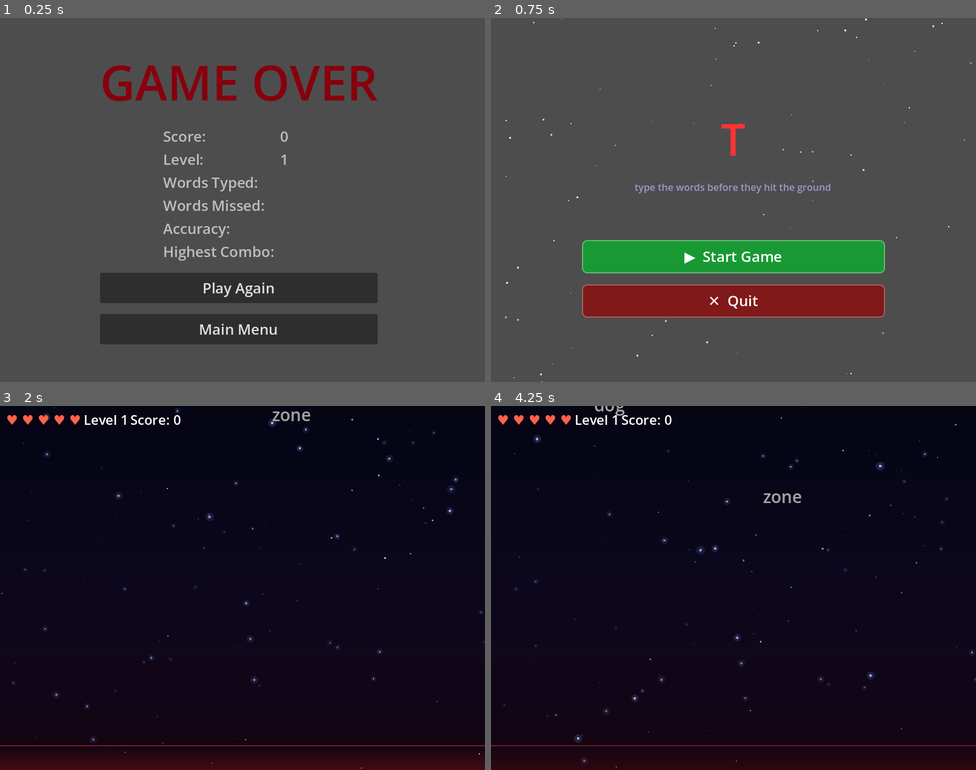
Above: before the commit, frames 1-4 (two rows, left to right).
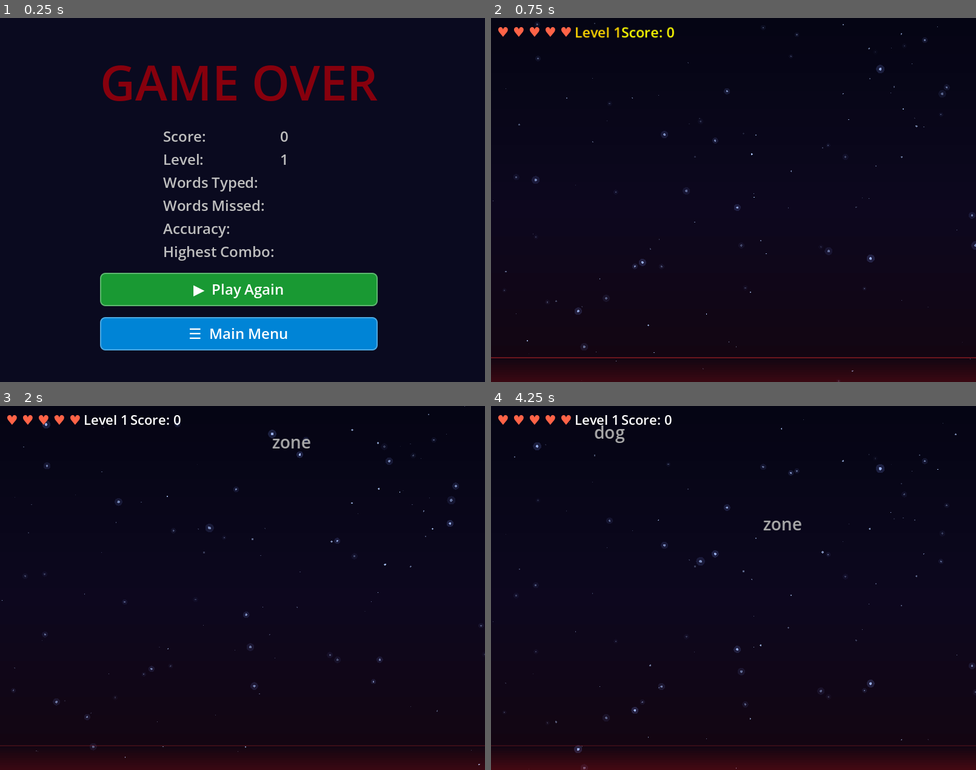
Above: after the commit, the same moments.

Repository: LajISackor/Type-or-Die-
Game: Godot game, scene res://scenes/game_over.tscn
Same seed, same stepped clock (60 frames per second), same inputs: the game is played once before the commit and once after it. This scene is started directly instead of the project's main scene.
Inputs (mouse positions are in pixels of both pictures, inside the frame that each line leads up to):
- Up to frame 1 (0.25 s): no input
- Up to frame 2 (0.75 s): click (728, 331) at 0.5 s, where only the run before the commit has a clickable "Main Menu"
- Up to frame 3 (2 s): click (242, 646) at 1.25 s, where only the run before the commit has a clickable "▶ Start Game"
- Up to frame 4 (4.25 s): tap Enter at 2 s; tap Backspace at 2.1, 2.85, 3.6 s

The runs differ from the first frame. In frame 1, 97% of the frame differs, in the area x 0-100%, y 0-100%; in frame 2, 100%; in frame 3, 1.5%; in frame 4, 1.6%.

Commit message:
Make button creator from main menu format, changed background color

Diff:
--- a/project.godot
+++ b/project.godot
@@ -28,6 +28,7 @@
 
 StatsManager="*uid://s7qagj5nomov"
 SoundManager="*uid://duksxg20dd0mw"
+ButtonCreator="*uid://c04i3rwcjuwgt"
 
 [display]
 
--- a/scenes/game_over.tscn
+++ b/scenes/game_over.tscn
@@ -11,3 +11,10 @@
 layout_mode = 0
 offset_right = 40.0
 offset_bottom = 40.0
+
+[node name="ColorRect" type="ColorRect" parent="." unique_id=928004430]
+custom_minimum_size = Vector2(100, 0)
+layout_mode = 0
+offset_right = 882.0
+offset_bottom = 667.0
+color = Color(0.039215688, 0.039215688, 0.12156863, 1)
--- /dev/null
+++ b/scripts/button_creator.gd
@@ -0,0 +1,43 @@
+extends Node
+
+
+# Called when the node enters the scene tree for the first time.
+func _ready() -> void:
+	pass # Replace with function body.
+
+
+# Called every frame. 'delta' is the elapsed time since the previous frame.
+func _process(delta: float) -> void:
+	pass
+
+func _make_button(text: String, color: Color) -> Button:
+	var btn = Button.new()
+	btn.text = text
+	btn.add_theme_font_size_override("font_size", 24)
+	btn.custom_minimum_size = Vector2(280, 55)
+	var normal_style = StyleBoxFlat.new()
+	normal_style.bg_color = color
+	normal_style.corner_radius_top_left = 8
+	normal_style.corner_radius_top_right = 8
+	normal_style.corner_radius_bottom_left = 8
+	normal_style.corner_radius_bottom_right = 8
+	normal_style.border_width_bottom = 2
+	normal_style.border_width_top = 2
+	normal_style.border_width_left = 2
+	normal_style.border_width_right = 2
+	normal_style.border_color = color.lightened(0.3)
+	btn.add_theme_stylebox_override("normal", normal_style)
+	var hover_style = StyleBoxFlat.new()
+	hover_style.bg_color = color.lightened(0.2)
+	hover_style.corner_radius_top_left = 8
+	hover_style.corner_radius_top_right = 8
+	hover_style.corner_radius_bottom_left = 8
+	hover_style.corner_radius_bottom_right = 8
+	hover_style.border_width_bottom = 2
+	hover_style.border_width_top = 2
+	hover_style.border_width_left = 2
+	hover_style.border_width_right = 2
+	hover_style.border_color = Color.WHITE
+	btn.add_theme_stylebox_override("hover", hover_style)
+	btn.add_theme_color_override("font_color", Color.WHITE)
+	return btn
--- a/scripts/game_over.gd
+++ b/scripts/game_over.gd
@@ -11,13 +11,6 @@
 	show_results(stats)
 
 func show_results(stats: Dictionary):
-	# Background color
-	var bg = ColorRect.new()
-	bg.set_anchors_preset(Control.PRESET_FULL_RECT)
-	bg.color = Color(0.04, 0.04, 0.12)
-	bg.anchors_preset = Control.PRESET_FULL_RECT
-	add_child(bg)
-
 	# Center container
 	var vbox = VBoxContainer.new()
 	vbox.name = "VBox"
@@ -56,20 +49,15 @@
 	add_stat_row(stats_grid, "Highest Combo", str(stats.get("highest_combo", 0)), combo_hex, interval)
 
 	# Play Again button
-	var play_again_btn = Button.new()
-	play_again_btn.text = "Play Again"
+	var play_again_btn = ButtonCreator._make_button("▶  Play Again", Color(0.1, 0.6, 0.2))
 	play_again_btn.pressed.connect(_on_play_again_pressed)
-	play_again_btn.add_theme_font_size_override("font_size", 24)
-	play_again_btn.custom_minimum_size = Vector2(250, 50)
 	vbox.add_child(play_again_btn)
 
 	# Main Menu button
-	var menu_btn = Button.new()
-	menu_btn.text = "Main Menu"
-	menu_btn.pressed.connect(_on_main_menu_pressed)
-	menu_btn.add_theme_font_size_override("font_size", 24)
-	menu_btn.custom_minimum_size = Vector2(250, 50)
+	var menu_btn = ButtonCreator._make_button("☰  Main Menu", Color(0.0, 0.519, 0.837, 1.0))
+	menu_btn.pressed.connect(_on_play_again_pressed)
 	vbox.add_child(menu_btn)
+
 
 func add_stat_row(grid: GridContainer, label_name: String, value: String, start_color: Color, start_delay: float):
 	# The static label
--- a/scripts/main_menu.gd
+++ b/scripts/main_menu.gd
@@ -68,46 +68,14 @@
 	vbox.add_child(spacer)
 
 	# Start button
-	var start_btn = _make_button("▶  Start Game", Color(0.1, 0.6, 0.2))
+	var start_btn = ButtonCreator._make_button("▶  Start Game", Color(0.1, 0.6, 0.2))
 	start_btn.pressed.connect(_on_start_pressed)
 	vbox.add_child(start_btn)
 
 	# Quit button
-	var quit_btn = _make_button("✕  Quit", Color(0.5, 0.1, 0.1))
+	var quit_btn = ButtonCreator._make_button("✕  Quit", Color(0.5, 0.1, 0.1))
 	quit_btn.pressed.connect(_on_quit_pressed)
 	vbox.add_child(quit_btn)
-
-func _make_button(text: String, color: Color) -> Button:
-	var btn = Button.new()
-	btn.text = text
-	btn.add_theme_font_size_override("font_size", 24)
-	btn.custom_minimum_size = Vector2(280, 55)
-	var normal_style = StyleBoxFlat.new()
-	normal_style.bg_color = color
-	normal_style.corner_radius_top_left = 8
-	normal_style.corner_radius_top_right = 8
-	normal_style.corner_radius_bottom_left = 8
-	normal_style.corner_radius_bottom_right = 8
-	normal_style.border_width_bottom = 2
-	normal_style.border_width_top = 2
-	normal_style.border_width_left = 2
-	normal_style.border_width_right = 2
-	normal_style.border_color = color.lightened(0.3)
-	btn.add_theme_stylebox_override("normal", normal_style)
-	var hover_style = StyleBoxFlat.new()
-	hover_style.bg_color = color.lightened(0.2)
-	hover_style.corner_radius_top_left = 8
-	hover_style.corner_radius_top_right = 8
-	hover_style.corner_radius_bottom_left = 8
-	hover_style.corner_radius_bottom_right = 8
-	hover_style.border_width_bottom = 2
-	hover_style.border_width_top = 2
-	hover_style.border_width_left = 2
-	hover_style.border_width_right = 2
-	hover_style.border_color = Color.WHITE
-	btn.add_theme_stylebox_override("hover", hover_style)
-	btn.add_theme_color_override("font_color", Color.WHITE)
-	return btn
 
 func _start_title_animation():
 	_title_index = 0
Not shown, added: scripts/button_creator.gd.uid
